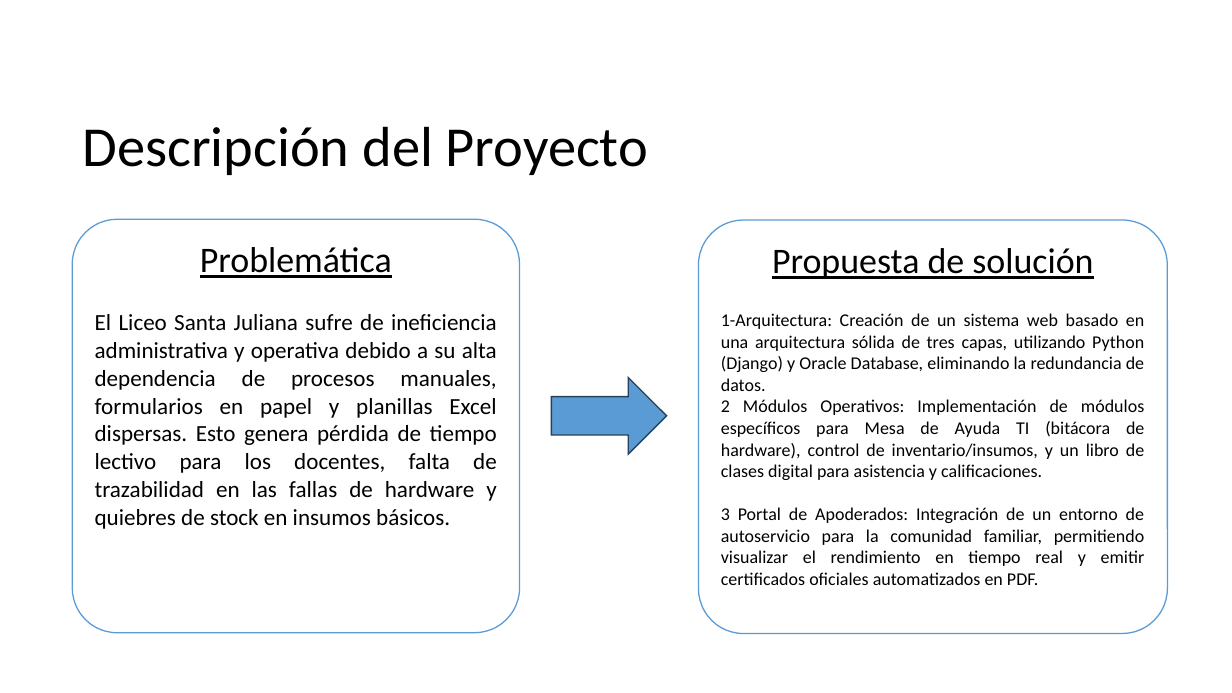
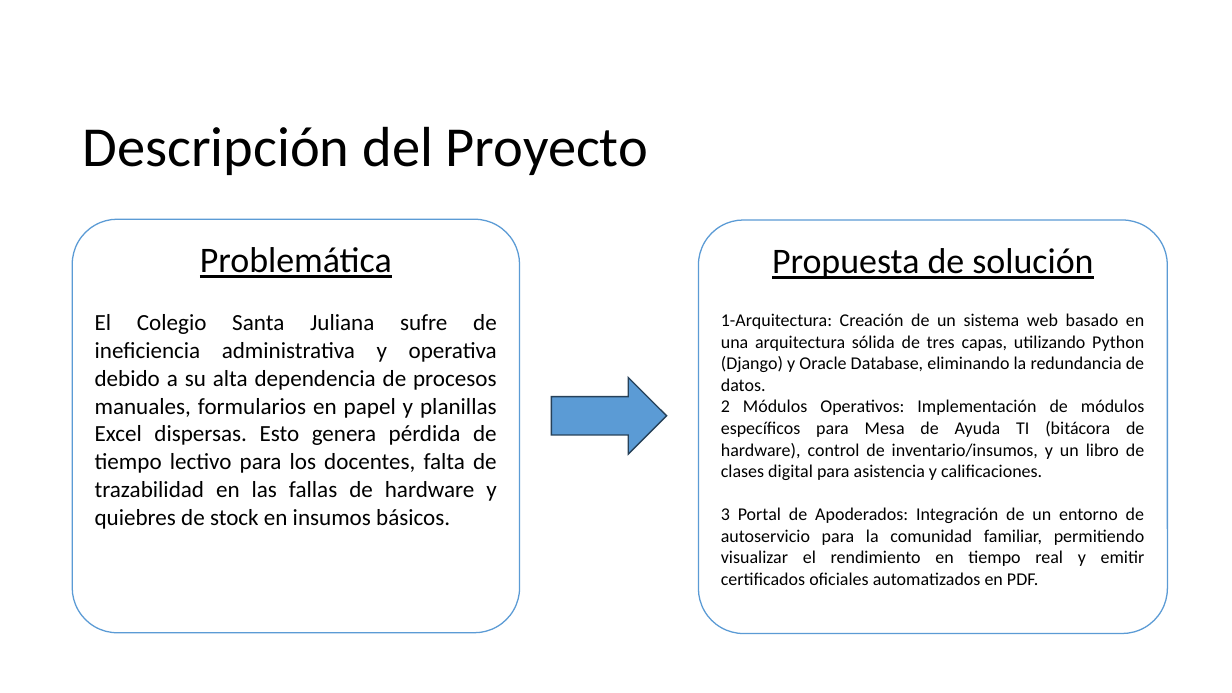
Before and after one commit to sandra-olea/706V_Grupo2_2026, a slide deck: slide 3 of FASE 1/Evidencias Grupales/Presentacion Proyecto.pptx. Drawn at 1232x693 pixels with LibreOffice and Linux fonts; fonts in the diff are those of the drawing; background and template pictures are left out. Boxes give left, top, right and bottom in pixels: in the first picture for what was removed or moved away, otherwise in the second. Text is boxed around its words. In the diff, an @@ line names an element or a change of style, - is before the commit and + after.

```diff
--- a/FASE 1/Evidencias Grupales/Presentacion Proyecto.pptx
+++ b/FASE 1/Evidencias Grupales/Presentacion Proyecto.pptx
@@ text in rounded rectangle at <box>95,314,497,529</box>: text changed @@
-El Liceo Santa Juliana sufre de ineficiencia administrativa y operativa debido a su alta dependencia de procesos manuales, formularios en papel y planillas Excel dispersas. Esto genera pérdida de tiempo lectivo para los docentes, falta de trazabilidad en las fallas de hardware y quiebres de stock en insumos básicos.
+El Colegio Santa Juliana sufre de ineficiencia administrativa y operativa debido a su alta dependencia de procesos manuales, formularios en papel y planillas Excel dispersas. Esto genera pérdida de tiempo lectivo para los docentes, falta de trazabilidad en las fallas de hardware y quiebres de stock en insumos básicos.
```
Also in this commit, not shown: 1 other slide changed, 14 other files.
